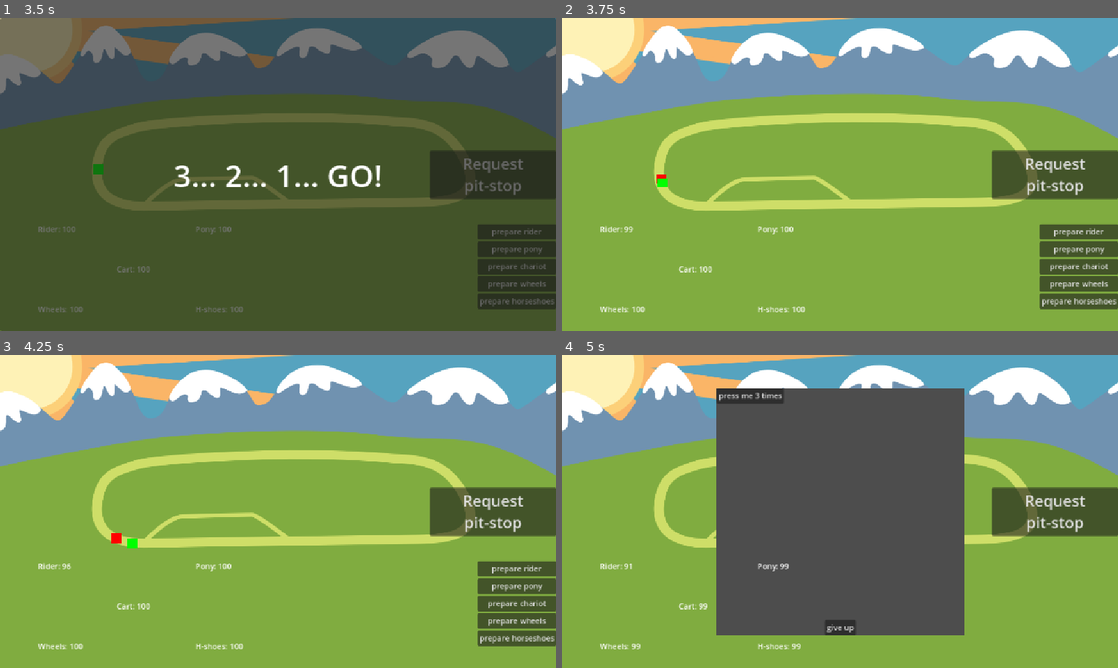
Above: before the commit, frames 1-4 (two rows, left to right).
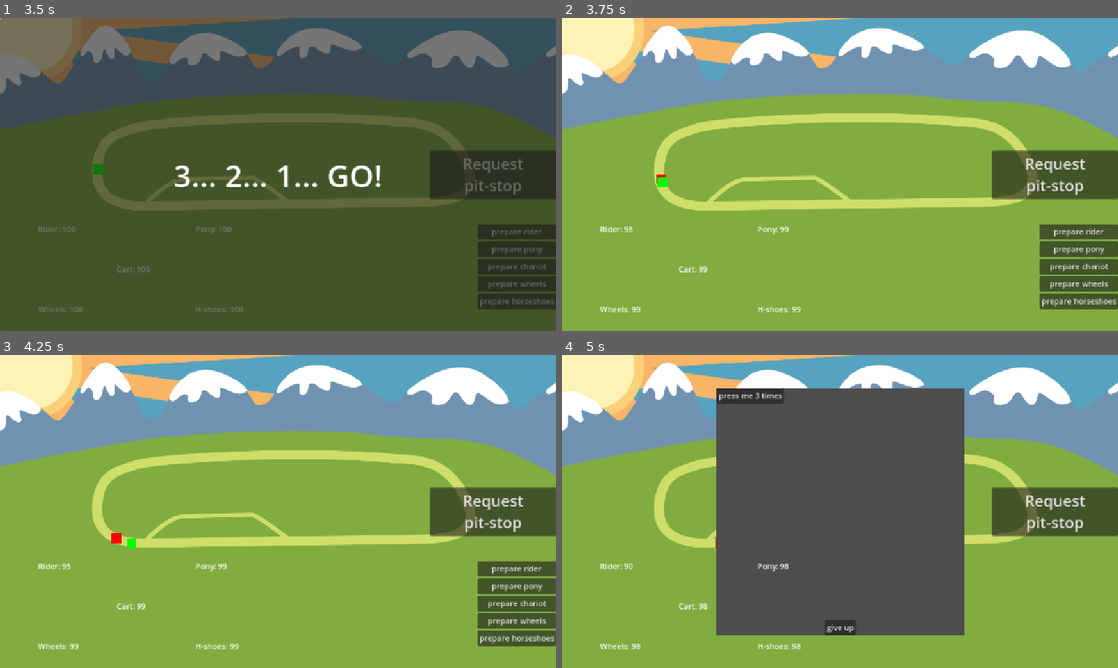
Above: after the commit, the same moments.

Repository: gams-n-such/GMTK2025
Game: Godot game, scene res://MainMenu/main_menu.tscn
The game is run twice, just before and just after one commit, with the same random seed, the same clock (stepped at 60 frames per second) and the same inputs.
Inputs:
- Up to frame 1 (3.5 s): click "Play" at 0.5 s; click "Request pit-stop" at 1.25 s; click "prepare rider" at 2 s; click "prepare pony" at 2.75 s
- Up to frame 2 (3.75 s): click "prepare chariot" at 3.5 s
- Up to frame 3 (4.25 s): no input
- Up to frame 4 (5 s): click "prepare wheels" at 4.25 s

Frame 1 is identical in both runs. In frame 2, 0.1% of the frame differs, in the area x 11-44%, y 50-94%; in frame 3, 0.1%; in frame 4, less than 0.1%.

Commit message:
Fix over-repair

Diff:
--- a/Gameplay/Attributes/attribute.gd
+++ b/Gameplay/Attributes/attribute.gd
@@ -12,6 +12,10 @@
 		return _base_value
 	set(value):
 		_base_value = value
+		if has_min_value:
+			_base_value = max(min_value, _base_value)
+		if has_max_value:
+			_base_value = min(max_value, _base_value)
 		recalculate_value()
 
 @export var has_min_value : bool = true
--- a/Gameplay/Pit/gameplay_ui.gd
+++ b/Gameplay/Pit/gameplay_ui.gd
@@ -61,5 +61,3 @@
 func exit_pit_mode() -> void:
 	Game.player.process_mode = Node.PROCESS_MODE_INHERIT
 	enter_race_mode()
-	# HACK: Pit prototype
-	Game.player.damage()
--- a/Gameplay/Race/racer.gd
+++ b/Gameplay/Race/racer.gd
@@ -188,8 +188,6 @@
 	if not has_damaged_parts():
 		return
 	await get_tree().create_timer(repair_time).timeout
-
-func damage() -> void:
 	for part in all_parts:
 		part.repair()
 
--- a/Gameplay/Racer/racer_part.gd
+++ b/Gameplay/Racer/racer_part.gd
@@ -17,4 +17,4 @@
 	durability_changed.emit(self, new_value)
 
 func repair() -> void:
-	durability.add_instant(durability.max_value)
+	durability.add_instant(durability.max_value - durability.value)
